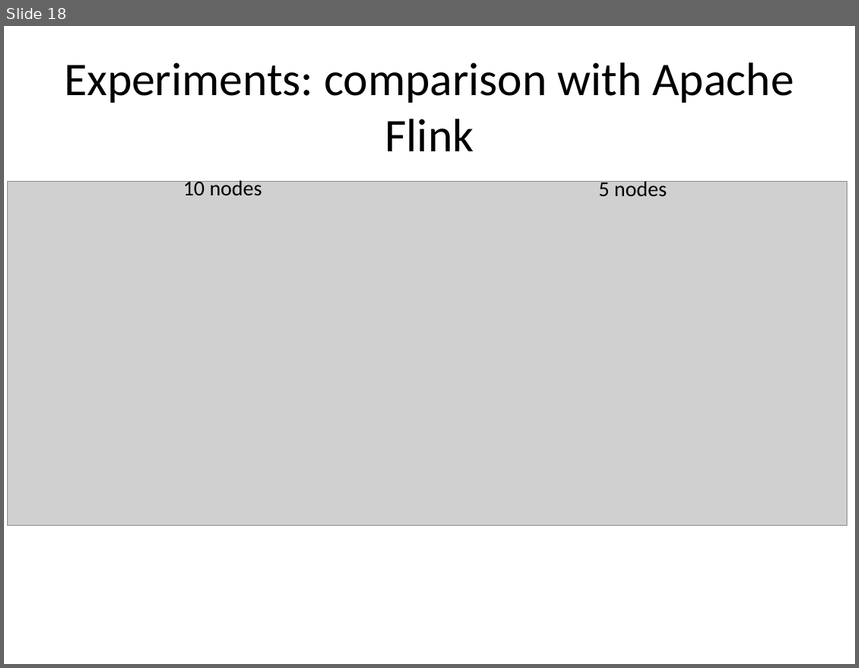
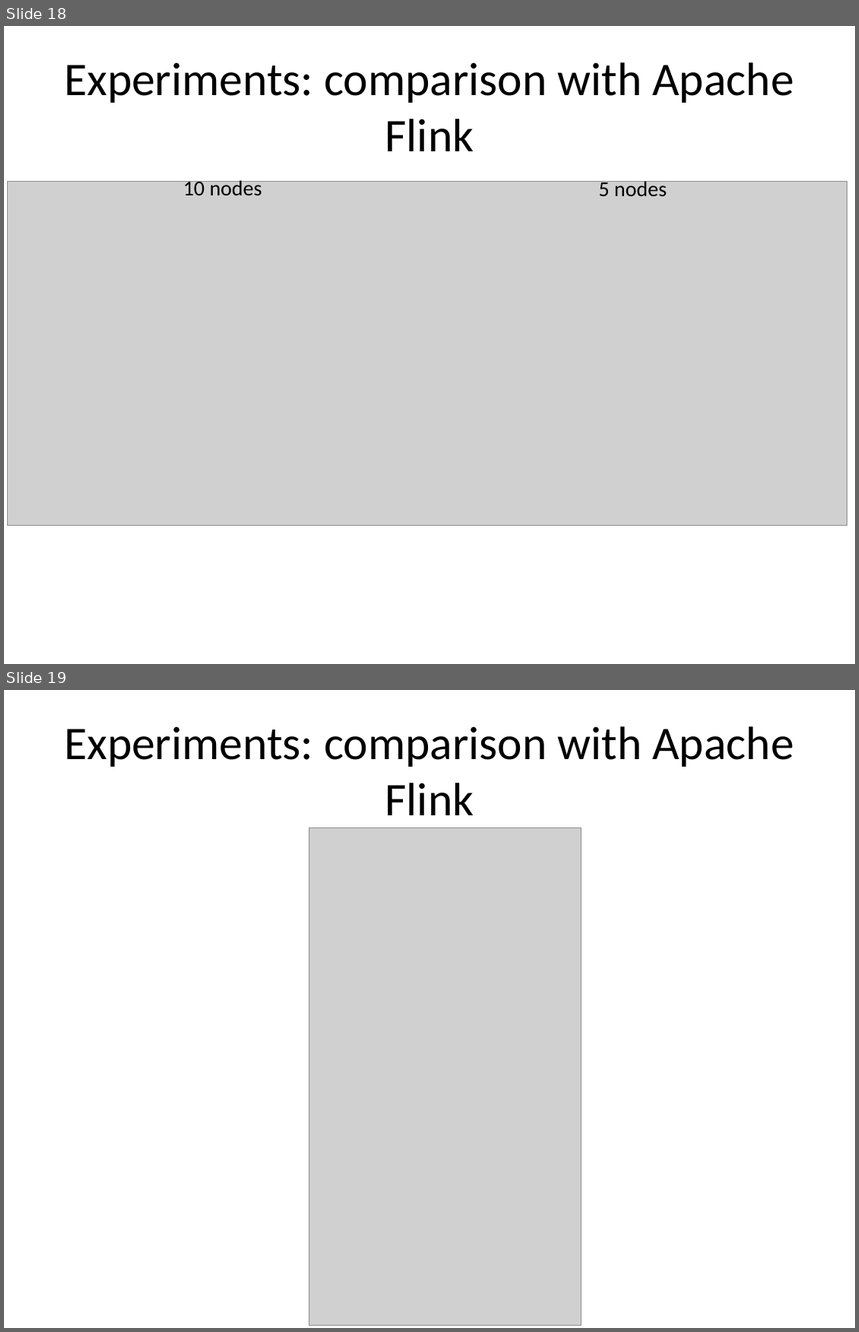
Before and after one commit to flame-stream/Papers, a slide deck: 2018/invalidation/slides.pptx. Shown one above the other, each under a label of ours: slide 18 before the commit, slides 18 and 19 after it. The pictures are 859x668 and 859x1332 pixels, drawn with LibreOffice and Linux fonts; fonts in the diff are those of the drawing; grey boxes stand for pictures. Boxes give left, top, right and bottom in pixels: in the first picture for what was removed or moved away, otherwise in the second. Text is boxed around its words. In the diff, an @@ line names an element or a change of style, - is before the commit and + after.

```diff
--- a/2018/invalidation/slides.pptx
+++ b/2018/invalidation/slides.pptx
@@ slide 19 added at (4,690,855,1328), background #FFFFFF @@
@@ title added at (64,726,794,815), 39.6 pt, text #000000 @@
+Experiments: comparison with Apache Flink
@@ picture added at (309,828,581,1326) @@
```
Also in this commit, not shown: 1 slide changed, 1 other slide added.
